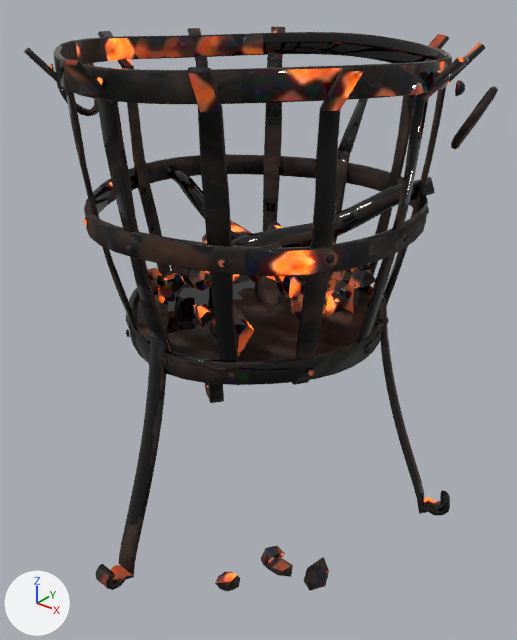
The glTF model render-output/b4-props/b4p_brazier_cage/b4p_brazier_cage.glb as it was, and as the next commit left it.
The view is the same before and after, from a camera (50 mm lens) standing at (0.762, -0.954, 0.997) and looking at (0.01, -0.014, 0.414). The axes (+X, +Y, +Z) are drawn at lower left. The lights are the same throughout. The picture after the commit comes second. Vertices at exactly the same position are counted once.

Script lines for the objects in view, before the commit:
```python
me_b4p_brazier_cage = bpy.data.meshes.new('b4p_brazier_cage')
me_b4p_brazier_cage.from_pydata(...)  # 5116 vertices, 9730 faces; spans x -0.369..0.369, y -0.404..0.404, z 0.0..0.901
me_b4p_brazier_cage.materials.append(mat_b4p_brazier_cage_mat)
ob_b4p_brazier_cage = bpy.data.objects.new('b4p_brazier_cage', me_b4p_brazier_cage)
ob_b4p_brazier_cage.location = (0.0, 0.0, 0.0)
```
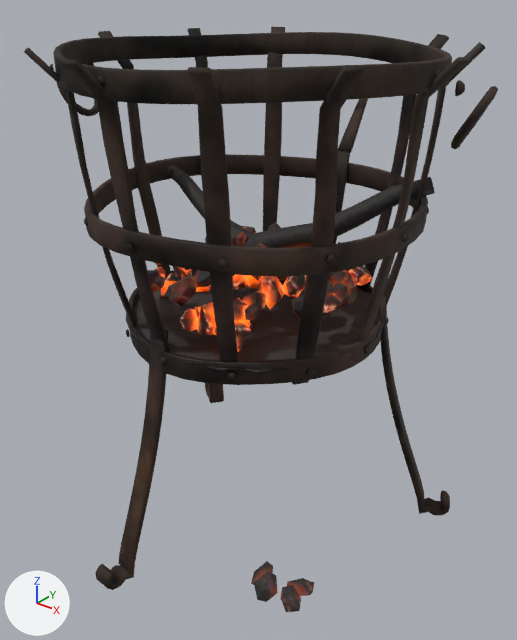
The newer file is also turned or shifted as a whole; pictures and numbers use the older file's frame.

Pixel boxes (x1, y1, x2, y2) of what changed, in the pictures (517 x 640 px; the box of a moved part takes in the faces that stretch with it):
'b4p_brazier_cage', reshaped
    before: (24, 27, 498, 591)
    after: (24, 27, 498, 612)
part 1 of me_b4p_brazier_cage, moved or reshaped
    before: (267, 220, 282, 231)
    after: (268, 222, 281, 230)
part 2 of me_b4p_brazier_cage, moved or reshaped
    before: (343, 269, 359, 305)
    after: (342, 270, 357, 305)
part 3 of me_b4p_brazier_cage, moved or reshaped
    before: (171, 266, 194, 288)
    after: (173, 266, 192, 281)
part 4 of me_b4p_brazier_cage, moved or reshaped
    before: (328, 270, 345, 286)
    after: (329, 271, 348, 286)
part 5 of me_b4p_brazier_cage, added
    after: (292, 296, 303, 318)
part 6 of me_b4p_brazier_cage, moved or reshaped
    before: (360, 265, 375, 288)
    after: (347, 266, 373, 285)
part 7 of me_b4p_brazier_cage, moved or reshaped
    before: (254, 276, 286, 313)
    after: (257, 276, 284, 310)
part 8 of me_b4p_brazier_cage, rebuilt
    before: (164, 267, 183, 278)
    after: (160, 272, 179, 291)
part 9 of me_b4p_brazier_cage, rebuilt
    before: (147, 268, 162, 295)
    after: (148, 270, 161, 293)
part 10 of me_b4p_brazier_cage, rebuilt
    before: (282, 275, 307, 299)
    after: (282, 275, 305, 297)
part 11 of me_b4p_brazier_cage, rebuilt (not visible afterwards)
    before: (264, 241, 282, 248)
part 12 of me_b4p_brazier_cage, rebuilt (32% narrower, 28% shorter)
    before: (158, 273, 185, 304)
    after: (160, 278, 178, 300)
part 13 of me_b4p_brazier_cage, rebuilt (17% narrower, 18% shorter)
    before: (189, 270, 211, 291)
    after: (193, 271, 211, 288)
part 14 of me_b4p_brazier_cage, rebuilt (14% narrower, 15% shorter)
    before: (322, 291, 343, 317)
    after: (322, 294, 340, 316)
part 15 of me_b4p_brazier_cage, rebuilt (not visible afterwards)
    before: (233, 274, 240, 282)
part 16 of me_b4p_brazier_cage, deleted (mostly hidden)
    before: (215, 267, 364, 591)
part 17 of me_b4p_brazier_cage, reshaped
    before: (153, 246, 354, 355)
    after: (154, 226, 362, 351)
part 18 of me_b4p_brazier_cage, built on
    before: (304, 557, 329, 591)
    after: (251, 561, 314, 612)
part 19 of me_b4p_brazier_cage, surface changed
    both: (24, 27, 498, 589)

What changed in the scene script:
```text
Change me_b4p_brazier_cage:
    remove me_b4p_brazier_cage.from_pydata(...)  # 5116 vertices, 9730 faces; spans x -0.369..0.369, y -0.404..0.404, z 0.0..0.901
    add me_b4p_brazier_cage.from_pydata(...)  # 5212 vertices, 9770 faces; spans x -0.369..0.369, y -0.404..0.404, z 0.004..0.901
    me_b4p_brazier_cage part 1: the loose piece of 12 vertices spanning x -0.098..-0.068, y 0.138..0.178, z 0.503..0.542 is scaled about its middle by 0.864
    me_b4p_brazier_cage part 2: the loose piece of 42 vertices spanning x 0.144..0.202, y -0.009..0.057, z 0.473..0.55 is scaled about its middle by 0.858
    me_b4p_brazier_cage part 3: the loose piece of 42 vertices spanning x -0.19..-0.128, y -0.06..-0.005, z 0.447..0.534 is scaled about its middle by 0.858, then moved by (0.0, -0.001, 0.0)
    me_b4p_brazier_cage part 4: the loose piece of 12 vertices spanning x 0.148..0.182, y -0.008..0.025, z 0.516..0.547 is scaled about its middle by 0.861, then moved by (0.001, 0.0, 0.0)
    me_b4p_brazier_cage part 5: the loose piece of 12 vertices spanning x 0.148..0.185, y -0.117..-0.089, z 0.497..0.536 is copied, and the copy is scaled about its middle by 0.862; it spans x 0.15..0.182, y -0.115..-0.09, z 0.5..0.533
    me_b4p_brazier_cage part 6: the loose piece of 42 vertices spanning x 0.076..0.15, y 0.098..0.176, z 0.458..0.508 is scaled about its middle by 0.858, then moved by (0.0, 0.001, 0.001)
    me_b4p_brazier_cage part 7: the loose piece of 42 vertices spanning x 0.046..0.116, y -0.096..-0.053, z 0.485..0.554 is scaled about its middle by 0.86, then moved by (0.001, 0.0, 0.0)
    me_b4p_brazier_cage part 8: the loose piece of 42 vertices spanning x -0.134..-0.105, y -0.141..-0.085, z 0.465..0.517 is rebuilt with 12 vertices and now spans x -0.132..-0.107, y -0.138..-0.1, z 0.468..0.507
    me_b4p_brazier_cage part 9: the loose piece of 42 vertices spanning x -0.124..-0.084, y -0.182..-0.14, z 0.486..0.537 is rebuilt with 12 vertices and now spans x -0.121..-0.087, y -0.179..-0.144, z 0.49..0.534
    me_b4p_brazier_cage part 10: the loose piece of 42 vertices spanning x 0.094..0.134, y -0.077..-0.025, z 0.5..0.555 is rebuilt with 12 vertices and now spans x 0.097..0.13, y -0.067..-0.03, z 0.503..0.548
    me_b4p_brazier_cage part 11: the loose piece of 42 vertices spanning x 0.045..0.098, y -0.085..-0.03, z 0.538..0.59 is rebuilt with 12 vertices and now spans x 0.049..0.094, y -0.081..-0.039, z 0.541..0.582
    me_b4p_brazier_cage part 12: the loose piece of 42 vertices spanning x -0.089..-0.056, y -0.186..-0.129, z 0.48..0.531 is rebuilt with 12 vertices and now spans x -0.086..-0.059, y -0.18..-0.138, z 0.483..0.524
    me_b4p_brazier_cage part 13: the loose piece of 42 vertices spanning x -0.025..0.034, y -0.171..-0.117, z 0.521..0.569 is rebuilt with 12 vertices and now spans x -0.018..0.023, y -0.168..-0.121, z 0.523..0.565
    me_b4p_brazier_cage part 14: the loose piece of 42 vertices spanning x 0.143..0.205, y -0.087..-0.019, z 0.476..0.53 is rebuilt with 12 vertices and now spans x 0.152..0.2, y -0.082..-0.023, z 0.482..0.52
    me_b4p_brazier_cage part 15: the loose piece of 42 vertices spanning x -0.006..0.052, y -0.135..-0.087, z 0.521..0.578 is rebuilt with 12 vertices and now spans x 0.0..0.048, y -0.131..-0.09, z 0.526..0.574
    me_b4p_brazier_cage part 16: 7 loose pieces with 204 vertices, spanning x -0.207..0.208, y -0.272..0.191, z 0.003..0.54, are deleted
    me_b4p_brazier_cage part 17: 248 vertices moved from x -0.093..0.209, y -0.203..0.191, z 0.457..0.568 to x -0.177..0.168, y -0.189..0.187, z 0.461..0.571; 148 vertices removed from x 0.004..0.153, y -0.206..0.139, z 0.435..0.586; 826 vertices added at x -0.201..0.197, y -0.218..0.191, z 0.44..0.589
    me_b4p_brazier_cage part 18: 12 vertices removed from x 0.228..0.266, y -0.171..-0.116, z 0.0..0.051; 48 vertices added at x 0.155..0.264, y -0.246..-0.166, z 0.004..0.056
    me_b4p_brazier_cage part 19: 7341 kept faces spanning x -0.369..0.369, y -0.404..0.404, z 0.022..0.901 get new texture (UV) coordinates
    other edits to the shape of me_b4p_brazier_cage do not show in these pictures
```
